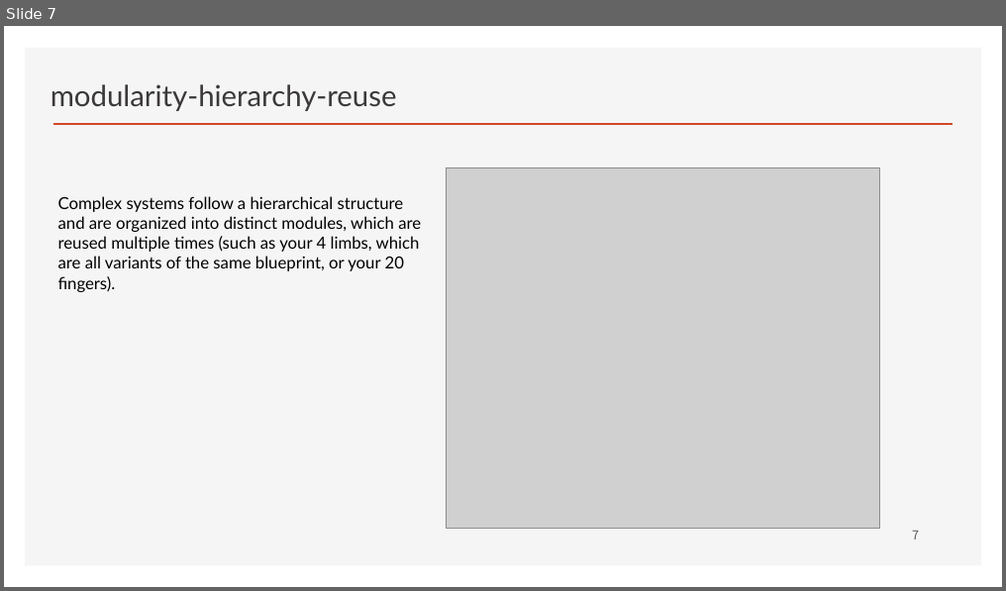
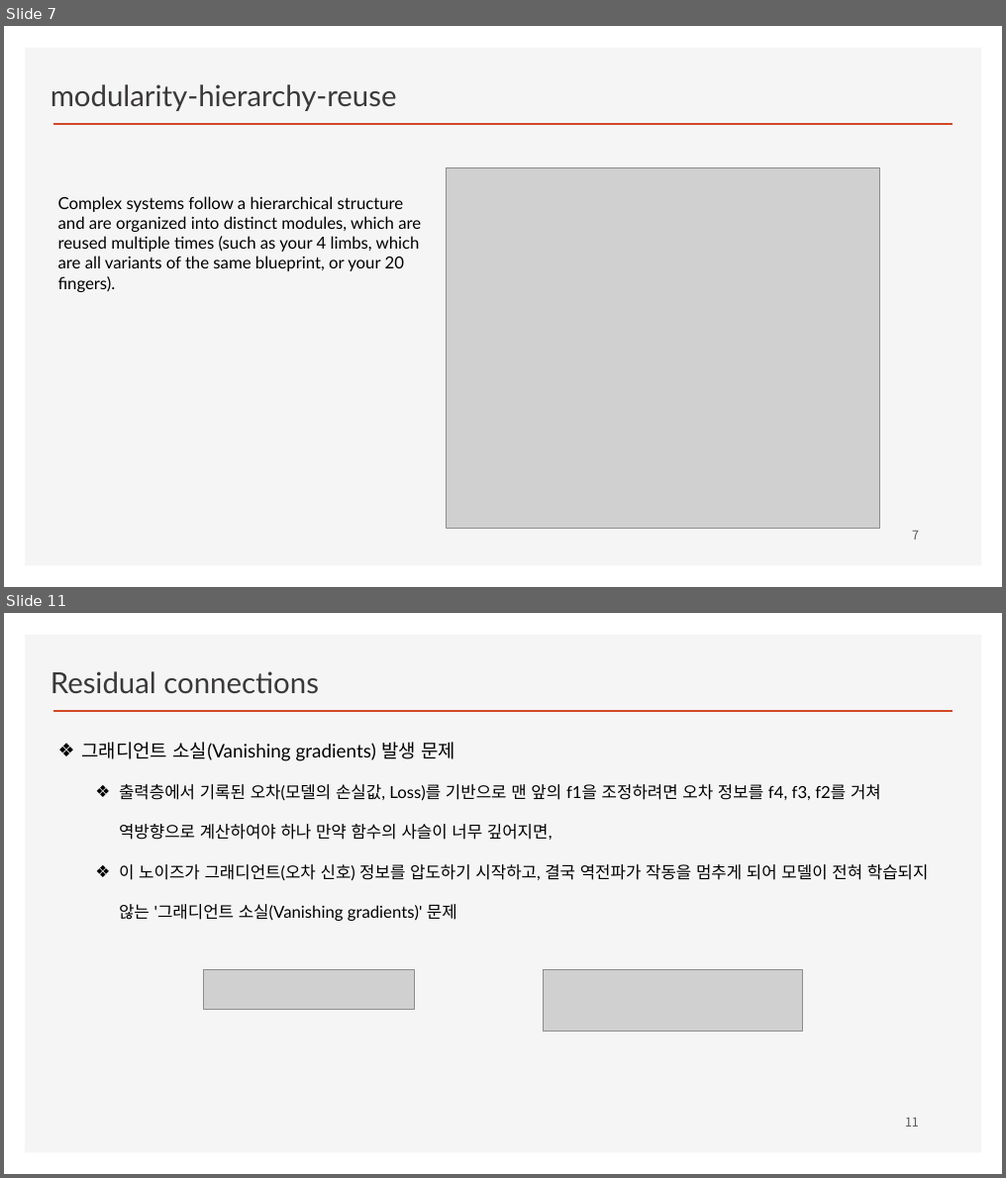
Before and after one commit to ancestor9/2026_Fall_Deep-Learning-with-Python, a slide deck: Chapter 09 ConvNet architecture patterns.pptx. Shown one above the other, each under a label of ours: slide 7 before the commit, slides 7 and 11 after it; the slides between them are not shown. The pictures are 1006x591 and 1006x1178 pixels, drawn with LibreOffice and Linux fonts; fonts in the diff are those of the drawing; grey boxes stand for pictures; background and template pictures are left out. Boxes give left, top, right and bottom in pixels: in the first picture for what was removed or moved away, otherwise in the second. Text is boxed around its words. In the diff, an @@ line names an element or a change of style, - is before the commit and + after.

```diff
--- a/Chapter 09 ConvNet architecture patterns.pptx
+++ b/Chapter 09 ConvNet architecture patterns.pptx
@@ slide 11 added at [4,613,1002,1174], background #FFFFFF; not listed: 2 template elements that a slide beside it also shows @@
@@ text added at [51,671,319,694], 28 pt, text #3B3838 @@
+Residual connections
@@ text added at [81,742,929,921], 16 pt, text #000000 @@
+❖ 그래디언트 소실(Vanishing gradients) 발생 문제
+  ❖ 출력층에서 기록된 오차(모델의 손실값, Loss)를 기반으로 맨 앞의 f1을 조정하려면 오차 정보를 f4, f3, f2를 거쳐 역방향으로 계산하여야 하나 만약 함수의 사슬이 너무 깊어지면,
+  ❖ 이 노이즈가 그래디언트(오차 신호) 정보를 압도하기 시작하고, 결국 역전파가 작동을 멈추게 되어 모델이 전혀 학습되지 않는 '그래디언트 소실(Vanishing gradients)' 문제
@@ picture added at [203,969,414,1010] @@
@@ picture added at [544,969,803,1032] @@
@@ page number added at [905,1118,919,1127], 12 pt, text #595959 @@
+11
```
Also in this commit, not shown: 10 other slides added.
